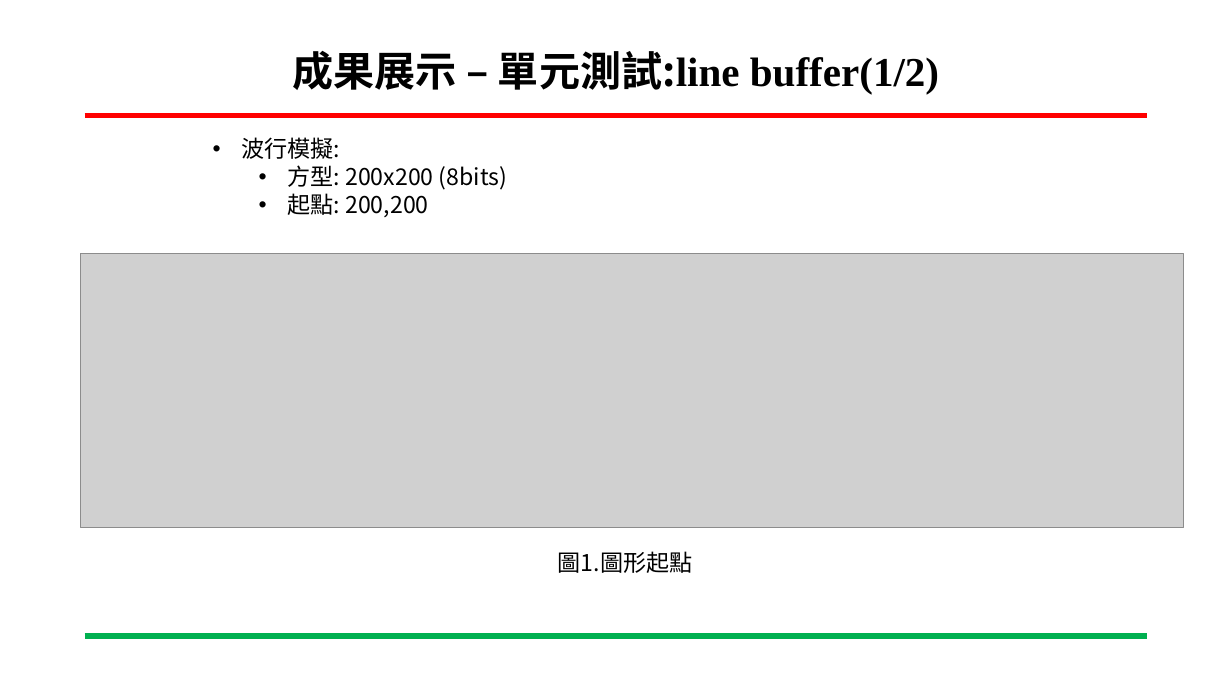
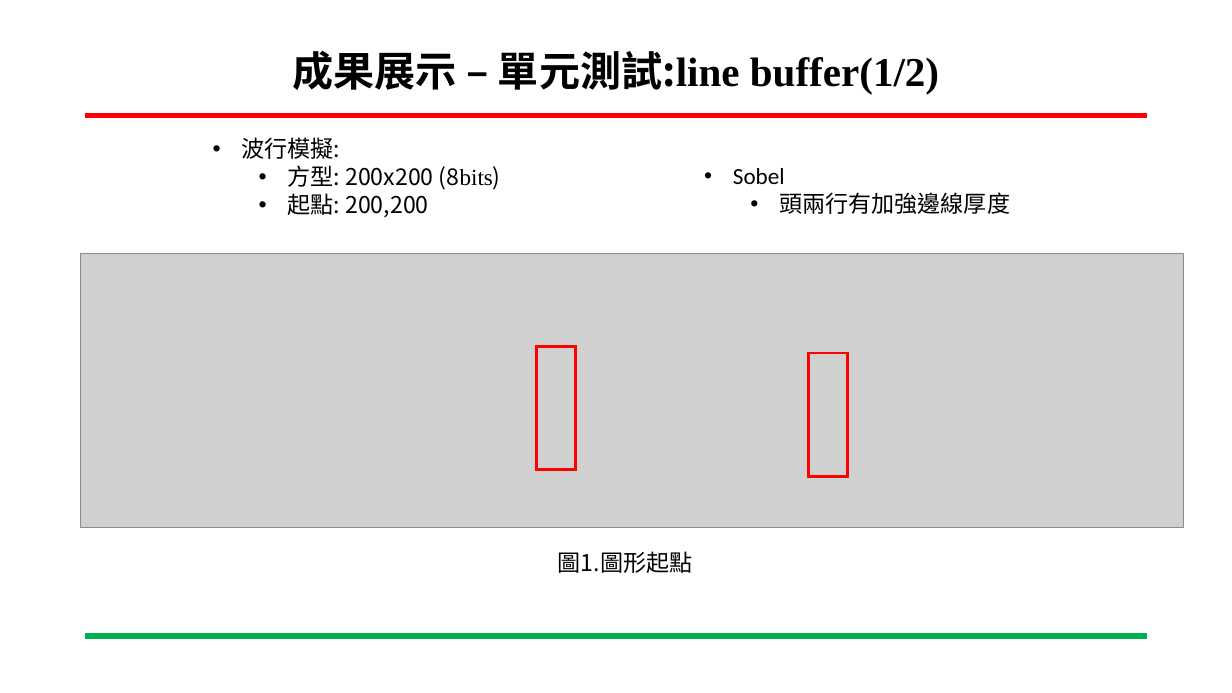
Before and after one commit to ing0331/FPGA, a slide deck: slide 16 of HW7_sobel_BRam/N06-Tutorial/專案進度報告-Sobel_VGA-吳東穎-20230531.pptx (slide 14 before the commit). Drawn at 1232x693 pixels with LibreOffice and Linux fonts; fonts in the diff are those of the drawing; grey boxes stand for pictures; background and template pictures are left out. Boxes give left, top, right and bottom in pixels: in the first picture for what was removed or moved away, otherwise in the second. Text is boxed around its words. In the diff, an @@ line names an element or a change of style, - is before the commit and + after.

```diff
--- a/HW7_sobel_BRam/N06-Tutorial/專案進度報告-Sobel_VGA-吳東穎-20230531.pptx
+++ b/HW7_sobel_BRam/N06-Tutorial/專案進度報告-Sobel_VGA-吳東穎-20230531.pptx
@@ text at (x1=288, y1=165, x2=501, y2=190): font Noto Sans CJK SC to Times New Roman in "(8bits)" @@
@@ text added at (x1=733, y1=168, x2=1010, y2=214), 18 pt, text #000000 @@
+• Sobel
+  • 頭兩行有加強邊線厚度
@@ rectangle added at (x1=536, y1=347, x2=576, y2=470), outline #FF0000 2.25 pt @@
@@ rectangle added at (x1=808, y1=353, x2=848, y2=476), outline #FF0000 2.25 pt @@
```
Also in this commit, not shown: 13 other slides changed, 7 slides added, 17 other files.
